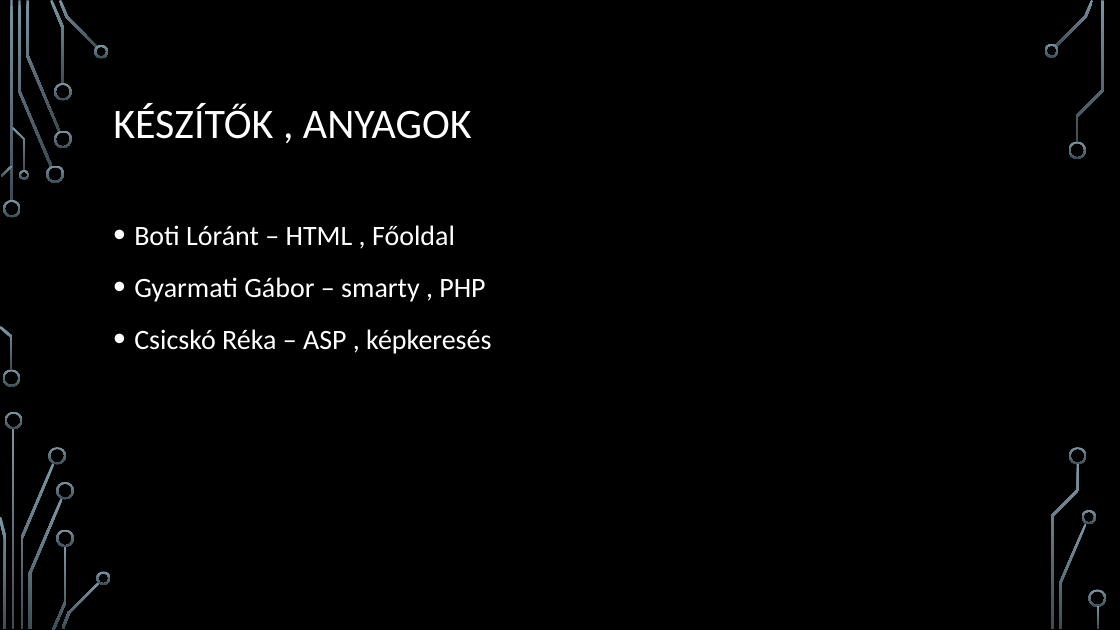
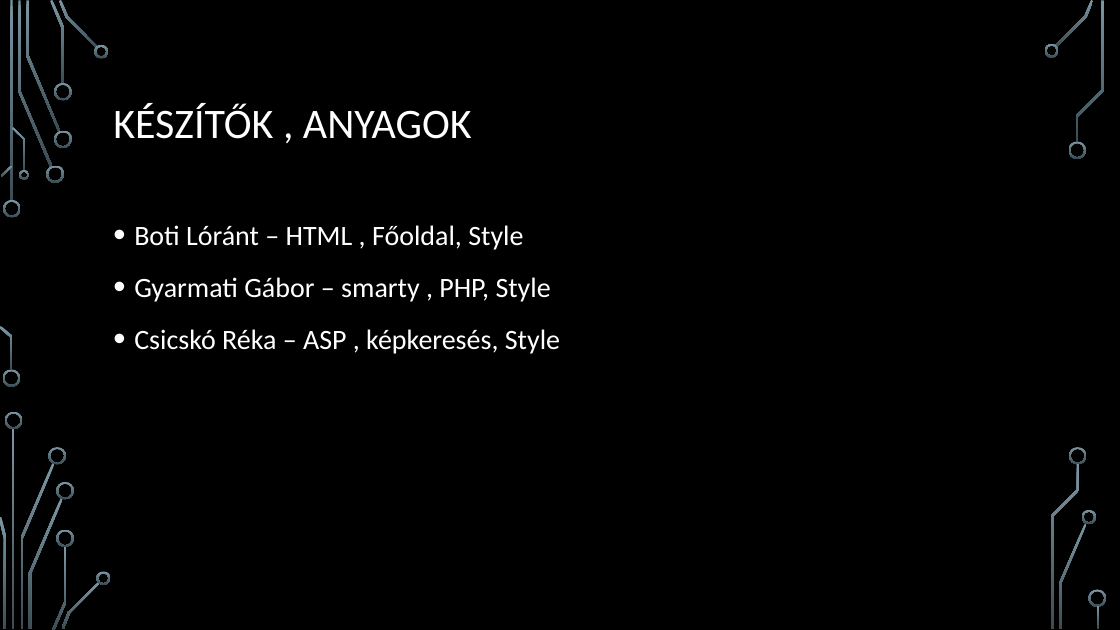
Before and after one commit to Botilori08/IKt-pojektmunka-2, a slide deck: slide 2 of IKT 2.pptx. Drawn at 1120x630 pixels with LibreOffice and Linux fonts; fonts in the diff are those of the drawing; background and template pictures are left out. Boxes give left, top, right and bottom in pixels: in the first picture for what was removed or moved away, otherwise in the second. Text is boxed around its words. In the diff, an @@ line names an element or a change of style, - is before the commit and + after.

```diff
--- a/IKT 2.pptx
+++ b/IKT 2.pptx
@@ text at bbox=[134, 225, 560, 354]: text changed @@
-• Boti Lóránt – HTML , Főoldal
-• Gyarmati Gábor – smarty , PHP
-• Csicskó Réka – ASP , képkeresés
+• Boti Lóránt – HTML , Főoldal, Style
+• Gyarmati Gábor – smarty , PHP, Style
+• Csicskó Réka – ASP , képkeresés, Style
```
Also in this commit, not shown: 1 other slide changed.
